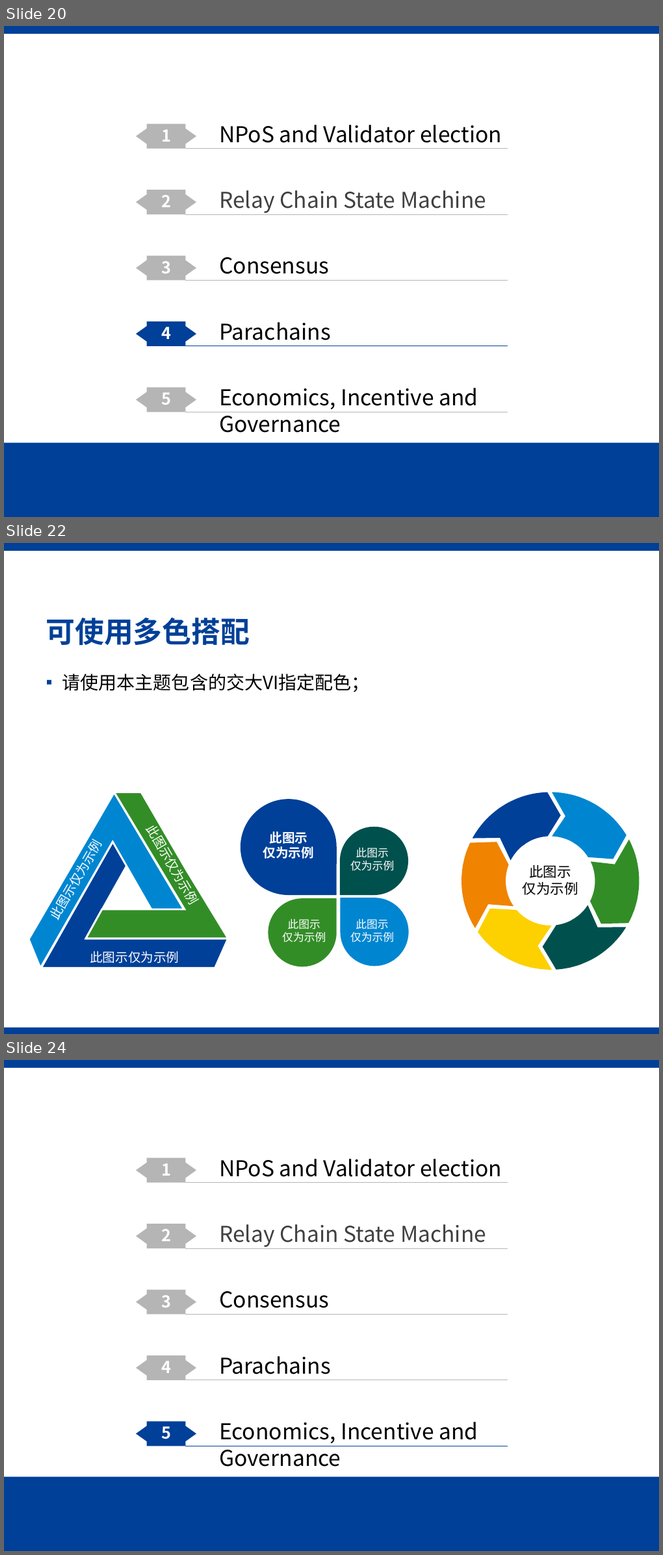
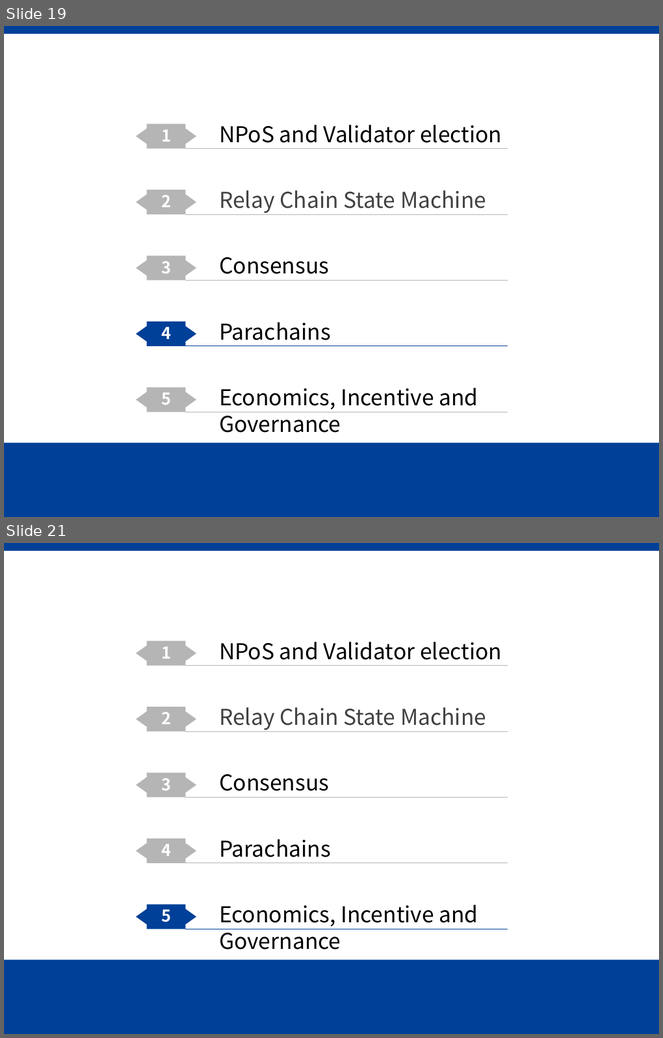
Before and after one commit to Voidkai/Polkadot, a slide deck: Polkadot-PPT.pptx. Shown one above the other, each under a label of ours: slides 20, 22 and 24 before the commit, slides 19 and 21 after it; the slides between them are not shown. The pictures are 663x1555 and 663x1038 pixels, drawn with LibreOffice and Linux fonts; fonts in the diff are those of the drawing; background and template pictures are left out. Boxes give left, top, right and bottom in pixels: in the first picture for what was removed or moved away, otherwise in the second. Text is boxed around its words. In the diff, an @@ line names an element or a change of style, - is before the commit and + after.

```diff
--- a/Polkadot-PPT.pptx
+++ b/Polkadot-PPT.pptx
@@ slide 22 removed at box(4, 543, 659, 1034), background #FFFFFF; not listed: 1 template element that a slide beside it also shows @@
@@ title removed at box(46, 617, 250, 645) @@
-可使用多色搭配
@@ text removed at box(62, 674, 370, 693) @@
-▪ 请使用本主题包含的交大VI指定配色；
@@ freeform shape removed at box(19, 793, 217, 1016) @@
-此图示仅为示例
@@ freeform shape removed at box(29, 780, 228, 1001) @@
-此图示仅为示例
@@ freeform shape removed at box(41, 842, 228, 968) @@
-此图示仅为示例
@@ group removed at box(462, 793, 640, 970): 6 freeform shapes, 1 text @@
-此图示
-仅为示例
@@ group removed at box(241, 799, 408, 967): 4 teardrops, 4 texts @@
-此图示
-仅为示例
-此图示
-仅为示例
-此图示
-仅为示例
-此图示
-仅为示例
@@ rectangle removed at box(4, 1028, 659, 1034) @@
@@ what was slide 20 is now slide 19 @@
@@ what was slide 24 is now slide 21 @@
```
Also in this commit, not shown: 2 slides added, 5 other slides removed.
